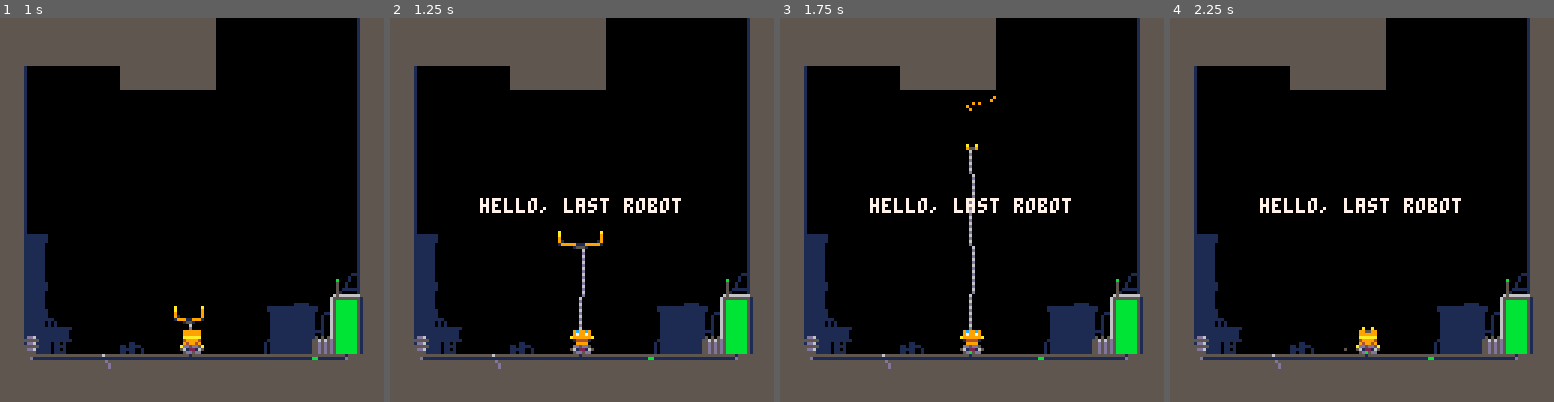
Above: before the commit, frames 1-4 (left to right).
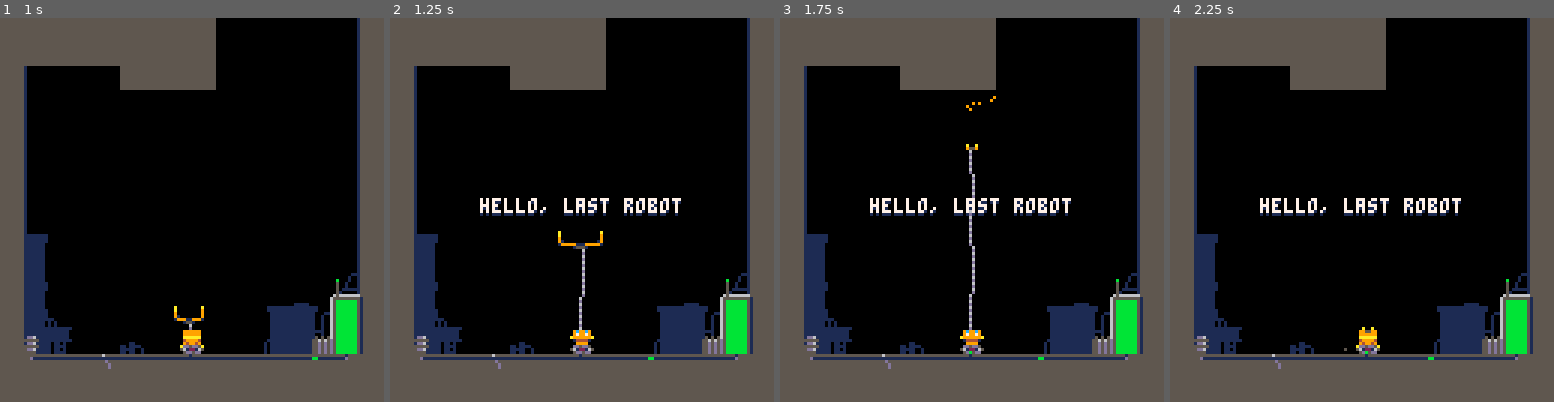
Above: after the commit, the same moments.

Repository: headjump/ld39
Game: PICO-8 cartridge crane.p8
Two runs of this game, one before a commit and one after it. Both use one fixed random seed, a clock stepped at 60 frames per second and the inputs below.
Inputs:
- Up to frame 1 (1 s): tap X (X key) at 0.33 s; tap O (Z key) at 0.7 s
- Up to frame 2 (1.25 s): tap X (X key) at 1.07 s
- Up to frame 3 (1.75 s): hold Right from 1.6 s (still down); tap O (Z key) at 1.7 s
- Up to frame 4 (2.25 s): tap X (X key) at 1.85 s; release Right at 2.1 s; tap O (Z key) at 2.1 s

Frame 1 is identical in both runs. In frame 2, 0.4% of the frame differs, in the area x 23-76%, y 47-52%; in frame 3, 0.4%; in frame 4, 0.4%.

Commit message:
generating energy uses particles instead of ugly sprites

Diff:
--- a/crane.p8
+++ b/crane.p8
@@ -67,7 +67,6 @@
   ents={},
   wait_till_dispatch=dispatch_every,--fillup while consuming
   busy=false,
-  ani=ani({28,29},true),
   add=function(ent)
    local to_consuming=ent.to_consuming()
    to_consuming.bind_to_claw = true
@@ -75,7 +74,6 @@
    ngn_rem(ent)
   end,
   late_upd=function(e,st)
-   e.ani.upd()
    local cr=st.crane
    local cl=st.claw
    local generating_energy=false
@@ -84,14 +82,23 @@
     e.busy=true
     if(not st.claw)then ent.bind_to_claw=false end
     if(ent.energy <= 0)then del(e.ents,ent) end
-    if(not st.bind_to_claw)then
+    if(not ent.bind_to_claw)then
      generating_energy=true
      ent.energy-=timed(1)
      st.battery.amount+=timed(1)
     end
    end
-   e.generating_energy=generating_energy
+   e.generating_energy=generating_energy--need it in tutorial
    if(generating_energy)then
+    if(rnd(1)>.65)then
+     ngn_part(
+      st.crane.x+rnd(8),st.crane.y-6,-- x,y
+      st.crane.spd,1+rnd(.5),-- sx,sy
+      1.2,6,-- grav,lifetime
+      {2,1,1},-- sizes
+      {11,3,1},-- cols
+      1,true) -- acc (default=1),DRAW IN FRONT
+    end
     e.wait_till_dispatch-=timed(1)
     if(e.wait_till_dispatch<=0)then
      e.wait_till_dispatch=dispatch_every
@@ -110,7 +117,6 @@
     if(y==at_crane)then consuming=true; ent.bind_to_claw=false end
     ent.drw(ent,ent.bind_to_claw and not y==at_crane,x,y)
    end
-   if(consuming)then spr(e.ani.spr,st.crane.x,st.crane.y-6) end
   end
  }
  return me
@@ -400,7 +406,9 @@
 
 function director()
  local drw_msg=function(msg,col,oy)
-  print(msg,64-#msg*2,60+(oy or 0),col)
+  local x=64-#msg*2; local y=60+(oy or 0);
+  print(msg,x,y+1,1)
+  print(msg,x,y,col)
  end
  local p_set_battery=function(active)
   return {upd=function(e,st) st.battery.lose_energy=active; return true; end}
@@ -492,25 +500,31 @@
     if(leave_after_death.upd())then ngn_scene(sc_gameover()) end
    else
     if not phases then
-     phases={
-      {p_set_battery,false},
-      {p_wait,20},
-      {p_msg,"hello, last robot",7,60},
-      {p_wait,20},
-      {p_tut_move,"move!",7},
-      {p_wait,4},
-      {p_msg,"nice!",7,30},
-      {p_wait,12},
-      {p_msg,"bad news: aliens attack",7,60},
-      {p_wait,6},
-      {p_set_battery,true},
-      {p_tut_battery,"and your energy runs out",7,120},
-      {p_wait,25},
-      {p_tut_grap,"grap a green alien",7},
-      {p_wait,25},
-      {p_tut_fillup,"it fill up your energy",7}
-     }
-    end
+     if(true)then--tutorial phases
+      phases={
+       {p_set_battery,false},--disable battery!
+       {p_wait,20},
+       {p_msg,"hello, last robot",7,60},
+       {p_wait,20},
+       {p_tut_move,"move!",7},
+       {p_wait,4},
+       {p_msg,"nice!",7,30},
+       {p_wait,12},
+       {p_msg,"bad news: aliens attack",7,60},
+       {p_wait,6},
+       {p_set_battery,true},--enable battery!
+       {p_tut_battery,"and your energy runs out",7,120},
+       {p_wait,25},
+       {p_tut_grap,"grap a green alien",7},
+       {p_wait,12},
+       {p_tut_fillup,"it fills up your energy",7}
+      }
+     else--important stuff that happens through tut
+      phases={
+      }
+     end
+     append(phases,{})
+    end--/phase creation
     --create current phase
     if(not phase and #phases>0)then local nxt=phases[1]; phase=nxt[1](nxt[2],nxt[3],nxt[4],nxt[5]) end
     --upd phase and maybe proceed
@@ -644,6 +658,12 @@
  return me
 end
 
+function append(target,arr)
+ for item in all(arr) do
+  add(target,item)
+ end
+end
+
 -- use upd() each frame to countdown.
 -- upd() returns true when countdown is at 0
 -- if reset_when_zero the countdown will
@@ -653,7 +673,7 @@
  me={
   val=steps,
   over=false,
-  set=function(new_steps) steps=new_steps; me.val=new_steps; me.over=false end,
+  set=function(new_steps,dont_reset) steps=new_steps; if(not dont_reset)then me.val=new_steps; me.over=false end end,
   upd=function()
    me.val-=timed(1)
    if(me.val<=0)then me.val=cond(reset_when_zero,steps,0) me.over=true return true end
@@ -672,11 +692,12 @@
 -- sizes
 -- cols
 -- acc (default=1)
-function ngn_part(x,y,sx,sy,grav,lifetime,sizes,cols,acc)
+function ngn_part(x,y,sx,sy,grav,lifetime,sizes,cols,acc,draw_in_front)
  if(not st.__part)then
   st.__part=ngn_add({
   parts={},
   upd=function(e)
+   e.layer=1--hack to draw twice!
    local new_p={}
    for p in all(e.parts) do
     p.x+=timed(p.sx) p.y+=timed(p.sy)
@@ -691,23 +712,27 @@
   end,
   layer=1,
   drw=function(e)
+   local draw_in_front=e.layer==4
    for p in all(e.parts) do
-    local fac=1-(p.lifetime/p.init_lifetime)
-    local sh=p.sizes[array_index(#p.sizes,fac)]/2
-    local col=p.cols[array_index(#p.cols,fac)]
-    if(sh <=.7)then
-     pset(p.x,p.y,col)
-    else
-     rectfill(p.x-sh,p.y-sh,p.x+sh,p.y+sh,col)
-    end
-   end
+    if(p.draw_in_front==draw_in_front)then
+     local fac=1-(p.lifetime/p.init_lifetime)
+     local sh=p.sizes[array_index(#p.sizes,fac)]/2
+     local col=p.cols[array_index(#p.cols,fac)]
+     if(sh <=.7)then
+      pset(p.x,p.y,col)
+     else
+      rectfill(p.x-sh,p.y-sh,p.x+sh,p.y+sh,col)
+     end
+    end
+   end
+   if(e.layer==1)then e.layer=4 end--hack to draw twice!
   end
   })
  end
  add(st.__part.parts,{
   x=x,y=y,sx=sx or 0,sy=sy or 0,sizes=sizes or {1},grav=grav or 0,
   init_lifetime=lifetime or 20,acc=acc or 1,
-  lifetime=lifetime or 20,cols=cols or {0}
+  lifetime=lifetime or 20,cols=cols or {0},draw_in_front=draw_in_front or false
  })
 end
 
@@ -955,13 +980,13 @@
 0000000000097999799949000949799979990000561221655612216d00199991199991005dd611110000000001dddd1001dddd101ddddd10011cd00000000000
 00000000094999999999000000099999999949000dd5dd5005dd55d0000000155100000055551111000000000000000000110000001dd0000011000000000000
 11111111000144444441000000014444444100000999999009c99c90000000000000600000000000500100015555555500000000000000000000000000000000
-11111111000029999920000000002999992000000999999009799790000000000000d00000000000500100015555555500000000000300000000000000000000
-11111111005dd5dd5dd5d00000dd5dd5dd5dd0000aaaaaa0a999999a000000000000600000000000501111115555555530000000000070000000000000000000
-111111100d11111111111d0005111111111115000499994001444410000000000000d0000000000051000001555555550703003000700b000000000000000000
-11111110d1d6d55555d6d150d1d6d55555d6d1d0094994900099990000000000000060000000000656666666555555550700b30000b00b000000000000000000
-11111110516665d5d56661d0d16665d5d56661d0a5dd5dda05dd5dd0000000000000d0000000006555555555155555550b00b000003b03000000000000000000
-11111110d1d6d51515d6d1d051d6d51515d6d150561221655612216500a00a000000600000000065111111151555555500bb3000000b30000000000000000000
-11111110001000000000100000100000000010000dd5dd500dd5dd50009559000000d0000000006511111115155555550000b0000000b0000000000000000000
+11111111000029999920000000002999992000000999999009799790000000000000d00000000000500100015555555500000000000000000000000000000000
+11111111005dd5dd5dd5d00000dd5dd5dd5dd0000aaaaaa0a999999a000000000000600000000000501111115555555500000000000000000000000000000000
+111111100d11111111111d0005111111111115000499994001444410000000000000d00000000000510000015555555500000000000000000000000000000000
+11111110d1d6d55555d6d150d1d6d55555d6d1d00949949000999900000000000000600000000006566666665555555500000000000000000000000000000000
+11111110516665d5d56661d0d16665d5d56661d0a5dd5dda05dd5dd0000000000000d00000000065555555551555555500000000000000000000000000000000
+11111110d1d6d51515d6d1d051d6d51515d6d150561221655612216500a00a000000600000000065111111151555555500000000000000000000000000000000
+11111110001000000000100000100000000010000dd5dd500dd5dd50009559000000d00000000065111111151555555500000000000000000000000000000000
 11111110555555550000000055555555555555555565555500000000000000000000000011000065111111151555555500000001000000000000000000000000
 1111111055555555000000001111111155d111111111111100019990000000000000000011000065111111151555555500000001000000000000000000000000
 1111111055555555000000005555555555555555555d555509999990000000000000000010001165111111151555555500000001000000000000000000000000
